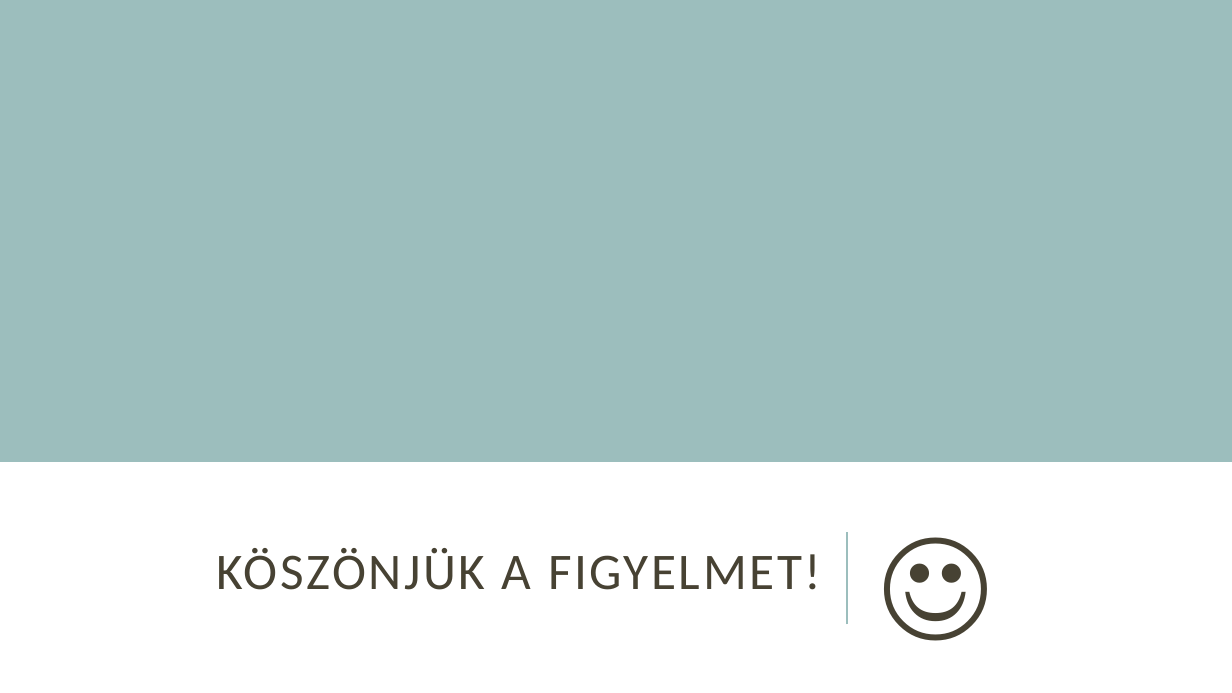
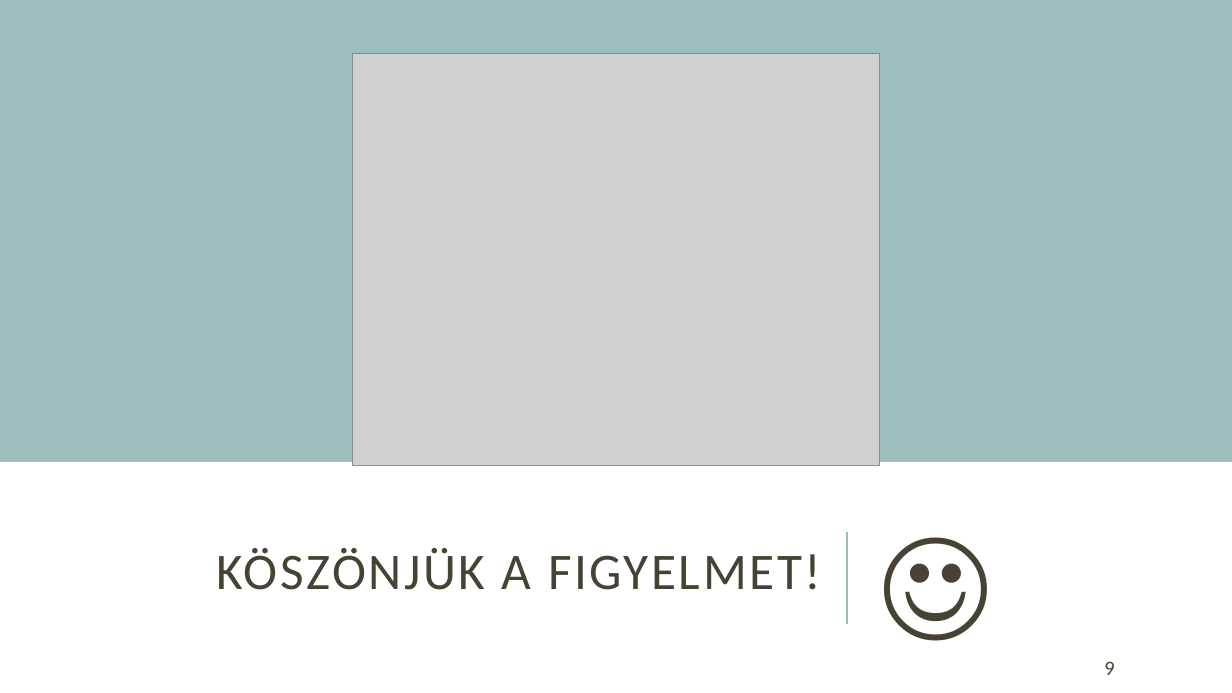
Before and after one commit to HegyiBazsi/Project-LAB-or-DIE, a slide deck: slide 9 of Projektlabor_bemutato.pptx. Drawn at 1232x693 pixels with LibreOffice and Linux fonts; fonts in the diff are those of the drawing; grey boxes stand for pictures. Boxes give left, top, right and bottom in pixels: in the first picture for what was removed or moved away, otherwise in the second. Text is boxed around its words. In the diff, an @@ line names an element or a change of style, - is before the commit and + after.

```diff
--- a/Projektlabor_bemutato.pptx
+++ b/Projektlabor_bemutato.pptx
@@ picture added at box(353, 54, 880, 466) @@
@@ page number added at box(1104, 661, 1114, 675), 16 pt, text #474233 @@
+9
```
Also in this commit, not shown: 7 other slides changed, 1 slide added, 1 slide removed, 1 other file.
